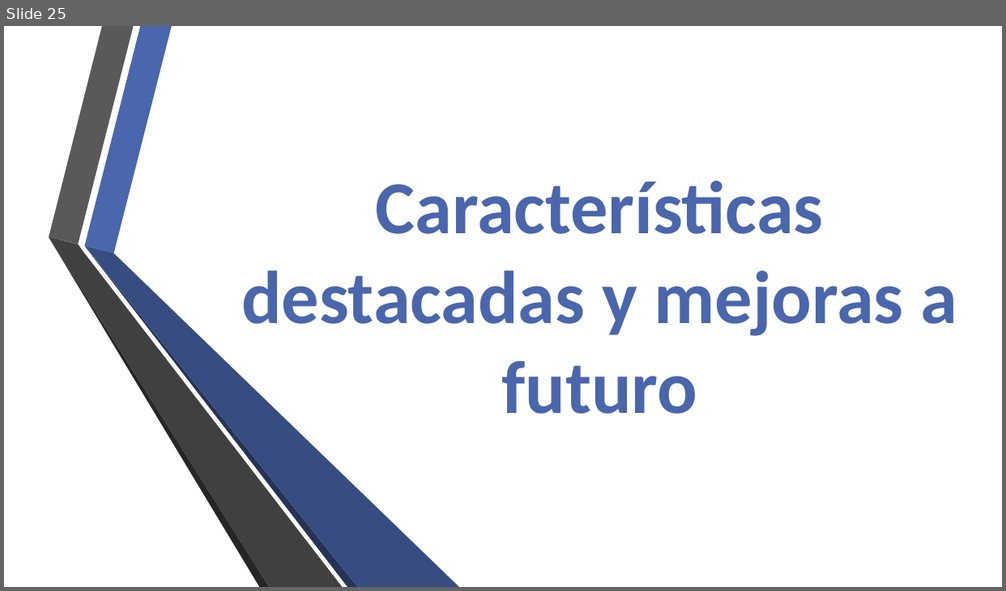
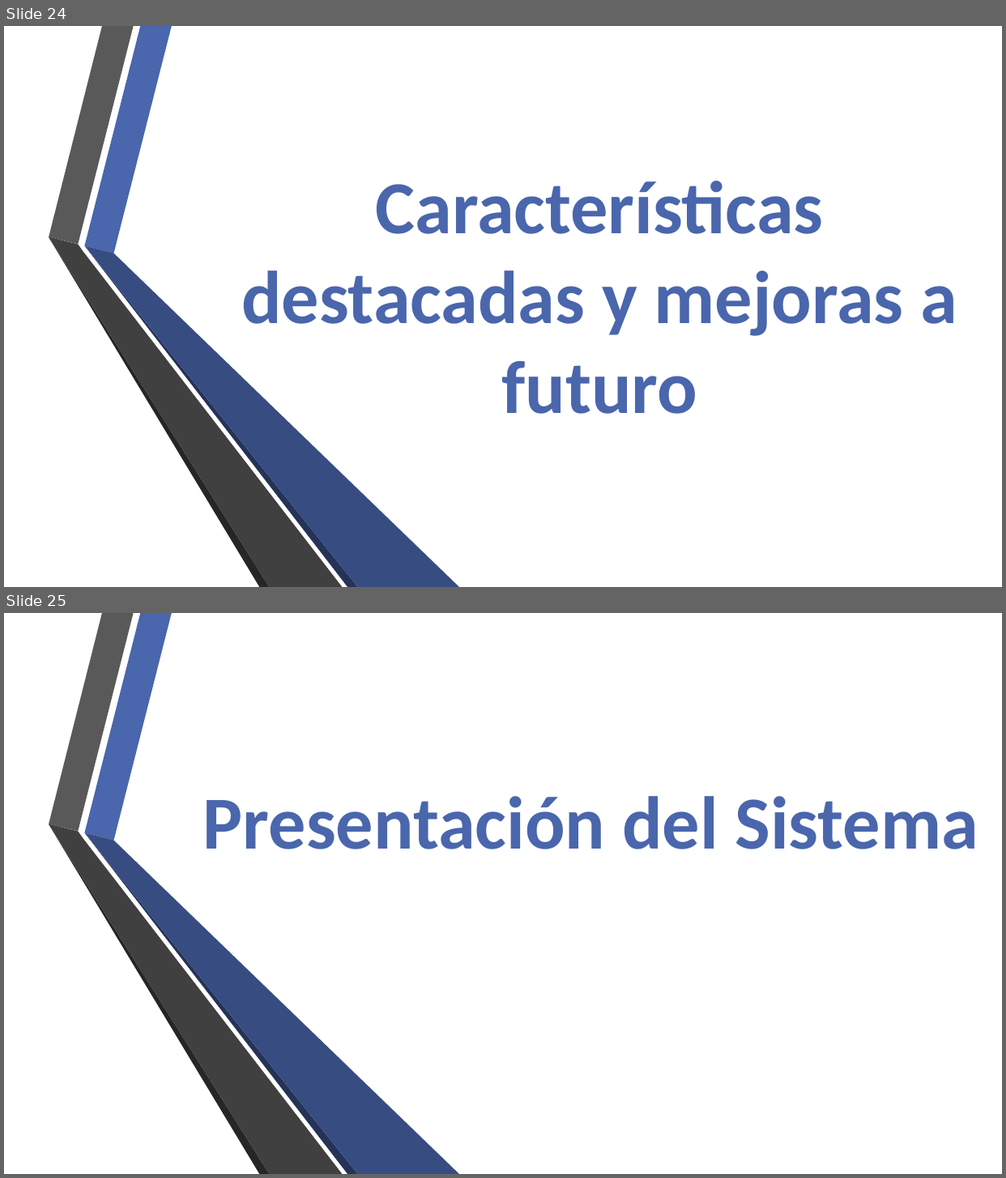
Before and after one commit to fge23/Sistema-VASPA, a slide deck: Presentaciones/Presentación VASPA - Diciembre 2020 - Examen Final/Presentación VASPA - Diciembre 2020 - Examen Final.pptx. Shown one above the other, each under a label of ours: slide 25 before the commit, slides 24 and 25 after it. The pictures are 1006x591 and 1006x1178 pixels, drawn with LibreOffice and Linux fonts; fonts in the diff are those of the drawing; background and template pictures are left out. Boxes give left, top, right and bottom in pixels: in the first picture for what was removed or moved away, otherwise in the second. Text is boxed around its words. In the diff, an @@ line names an element or a change of style, - is before the commit and + after.

```diff
--- a/Presentaciones/Presentación VASPA - Diciembre 2020 - Examen Final/Presentación VASPA - Diciembre 2020 - Examen Final.pptx
+++ b/Presentaciones/Presentación VASPA - Diciembre 2020 - Examen Final/Presentación VASPA - Diciembre 2020 - Examen Final.pptx
@@ slide 25 added at (x1=4, y1=613, x2=1002, y2=1174), background picture (left out); not listed: 6 template elements that a slide beside it also shows @@
@@ text added at (x1=203, y1=796, x2=978, y2=850), 72 pt, text #4A66AC, bold @@
+Presentación del Sistema
@@ what was slide 25 is now slide 24 @@
```
Also in this commit, not shown: 5 slides changed, 1 other slide added, 3 slides removed.
